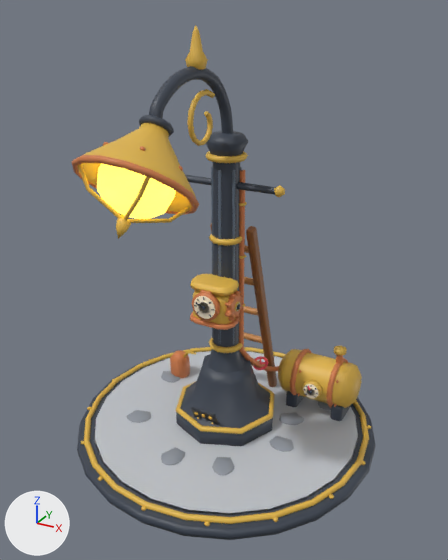
Two versions of the FBX model store-assets/buildings/HeatLamp/fbx/HeatLamp_T2.fbx, one commit apart.
Rendered twice from a 50 mm camera at (5.13, -9.42, 8.1) aimed at (0.11, -0.29, 3.54). The axes (+X, +Y, +Z) are drawn at lower left. The lights are the same throughout. The picture after the commit comes second. Vertices at exactly the same position are counted once.

The older version as bpy lines, for what is in view:
```python
ob_heatlampt2arm = bpy.data.objects.new('HeatLampT2Arm', me_heatlampt2arm_001)
ob_heatlampt2arm.location = (0.0, 0.0, 0.0)
ob_heatlampt2clock = bpy.data.objects.new('HeatLampT2Clock', me_heatlampt2clock_001)
ob_heatlampt2clock.location = (0.0, 0.0, 0.0)
ob_heatlampt2column = bpy.data.objects.new('HeatLampT2Column', me_heatlampt2column_001)
ob_heatlampt2column.location = (0.0, 0.0, 0.0)
ob_heatlampt2deck = bpy.data.objects.new('HeatLampT2Deck', me_heatlampt2deck_001)
ob_heatlampt2deck.location = (0.0, 0.0, 0.0)
ob_heatlampt2ladder = bpy.data.objects.new('HeatLampT2Ladder', me_heatlampt2ladder_001)
ob_heatlampt2ladder.location = (0.0, 0.0, 0.0)
ob_heatlampt2lamphead = bpy.data.objects.new('HeatLampT2LampHead', me_heatlampt2lamphead_001)
ob_heatlampt2lamphead.location = (0.0, 0.0, 0.0)
ob_heatlampt2lampheadglow = bpy.data.objects.new('HeatLampT2LampHeadGlow', me_heatlampt2lampheadglow_001)
ob_heatlampt2lampheadglow.location = (0.0, 0.0, 0.0)
ob_heatlampt2tank = bpy.data.objects.new('HeatLampT2Tank', me_heatlampt2tank_001)
ob_heatlampt2tank.location = (0.0, 0.0, 0.0)
```
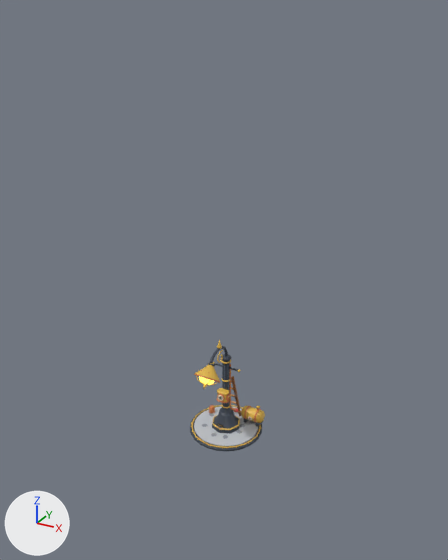
Where the newer file only moved an object's origin or applied its transform, the numbers keep the older frame.

Pixel boxes [x1, y1, x2, y2] of what changed, in the pictures (448 x 560 px):
'HeatLampT2Deck', rescaled (76% narrower, 76% shorter): before [77, 347, 376, 540]; after [190, 405, 262, 451]
'HeatLampT2Column', rescaled (74% narrower, 74% shorter): before [176, 131, 285, 446]; after [212, 354, 240, 434]
'HeatLampT2LampHead', moved, rescaled (79% narrower, 78% shorter): before [72, 115, 199, 238]; after [194, 363, 220, 389]
'HeatLampT2Tank', rescaled (70% narrower, 75% shorter): before [239, 170, 362, 421]; after [229, 364, 265, 427]
'HeatLampT2Arm', moved, rescaled (78% narrower, 80% shorter): before [149, 25, 233, 146]; after [210, 340, 228, 364]
'HeatLampT2LampHeadGlow', moved, rescaled: before [97, 164, 176, 219]; after [199, 376, 214, 385]
'HeatLampT2Clock', moved, rescaled (73% narrower, 72% shorter): before [190, 274, 244, 330]; after [217, 388, 231, 403]
'HeatLampT2Ladder', rescaled (69% narrower, 75% shorter): before [170, 223, 277, 387]; after [209, 376, 241, 416]

The change, as a diff of the scene's bpy script:
```diff
--- a/store-assets/buildings/HeatLamp/fbx/HeatLamp_T2.fbx.py
+++ b/store-assets/buildings/HeatLamp/fbx/HeatLamp_T2.fbx.py
@@ me_heatlampt2column_001 @@
-me_heatlampt2column_001.from_pydata(...)  # 1103 vertices, 1200 faces; spans x -1.12..1.12, y -1.06..1.06, z 0.3..6.15
+me_heatlampt2column_001.from_pydata(...)  # 1103 vertices, 1200 faces; spans x -0.32..0.32, y -0.31..0.31, z 0.07..1.75
+# me_heatlampt2column_001 part 6: the whole mesh is scaled about its middle by 0.288, then moved by (0.0, 0.0, -2.31)
 me_heatlampt2column_001.materials.append(mat_buildingpalette)
@@ me_heatlampt2arm_001 @@
-me_heatlampt2arm_001.from_pydata(...)  # 328 vertices, 344 faces; spans x -0.17..0.17, y -2.2..0.15, z 5.99..7.87
+me_heatlampt2arm_001.from_pydata(...)  # 328 vertices, 344 faces; spans x -0.05..0.05, y -0.63..0.04, z 1.71..2.25
+# me_heatlampt2arm_001 part 1: the whole mesh is scaled about its middle by 0.288, then moved by (0.0, 0.73, -4.95)
 me_heatlampt2arm_001.materials.append(mat_buildingpalette)
@@ me_heatlampt2clock_001 @@
-me_heatlampt2clock_001.from_pydata(...)  # 873 vertices, 1096 faces; spans x -0.46..0.515, y -0.86..-0.07, z 2.75..3.57
+me_heatlampt2clock_001.from_pydata(...)  # 873 vertices, 1096 faces; spans x -0.132..0.148, y -0.248..-0.02, z 0.776..1.012
+# me_heatlampt2clock_001 part 4: the whole mesh is scaled about its middle by 0.288, then moved by (-0.02, 0.331, -2.266)
 me_heatlampt2clock_001.materials.append(mat_buildingpalette)
@@ me_heatlampt2lampheadglow_001 @@
-me_heatlampt2lampheadglow_001.from_pydata(...)  # 82 vertices, 96 faces; spans x -0.56..0.56, y -3.15..-2.05, z 5.344..6.44
+me_heatlampt2lampheadglow_001.from_pydata(...)  # 82 vertices, 96 faces; spans x -0.161..0.161, y -0.907..-0.59, z 1.523..1.838
+# me_heatlampt2lampheadglow_001 part 3: the whole mesh is scaled about its middle by 0.288, then moved by (0.0, 1.852, -4.211)
 me_heatlampt2lampheadglow_001.materials.append(mat_buildingpaletteglow)
@@ me_heatlampt2ladder_001 @@
-me_heatlampt2ladder_001.from_pydata(...)  # 270 vertices, 318 faces; spans x -1.92..0.45, y 0.17..1.6, z 0.28..4.43
+me_heatlampt2ladder_001.from_pydata(...)  # 270 vertices, 318 faces; spans x -0.55..0.13, y 0.05..0.46, z 0.07..1.26
+# me_heatlampt2ladder_001 part 7: the whole mesh is scaled about its middle by 0.288, then moved by (0.52, -0.63, -1.69)
 me_heatlampt2ladder_001.materials.append(mat_buildingpalette)
@@ me_heatlampt2tank_001 @@
-me_heatlampt2tank_001.from_pydata(...)  # 1254 vertices, 1398 faces; spans x 0.16..2.35, y 0.01..1.89, z 0.3..5.5
+me_heatlampt2tank_001.from_pydata(...)  # 1254 vertices, 1398 faces; spans x 0.05..0.68, y 0.0..0.54, z 0.07..1.57
+# me_heatlampt2tank_001 part 2: the whole mesh is scaled about its middle by 0.288, then moved by (-0.9, -0.68, -2.08)
 me_heatlampt2tank_001.materials.append(mat_buildingpalette)
@@ me_heatlampt2lamphead_001 @@
-me_heatlampt2lamphead_001.from_pydata(...)  # 504 vertices, 566 faces; spans x -0.92..0.92, y -3.37..-1.86, z 5.2..6.74
+me_heatlampt2lamphead_001.from_pydata(...)  # 504 vertices, 566 faces; spans x -0.26..0.26, y -0.97..-0.53, z 1.48..1.93
+# me_heatlampt2lamphead_001 part 5: the whole mesh is scaled about its middle by 0.288, then moved by (0.0, 1.86, -4.27)
 me_heatlampt2lamphead_001.materials.append(mat_buildingpalette)
@@ ob_heatlampt2deck @@
 ob_heatlampt2deck.location = (0.0, 0.0, 0.0)
+ob_heatlampt2deck.scale = (0.25, 0.25, 0.25)
```
